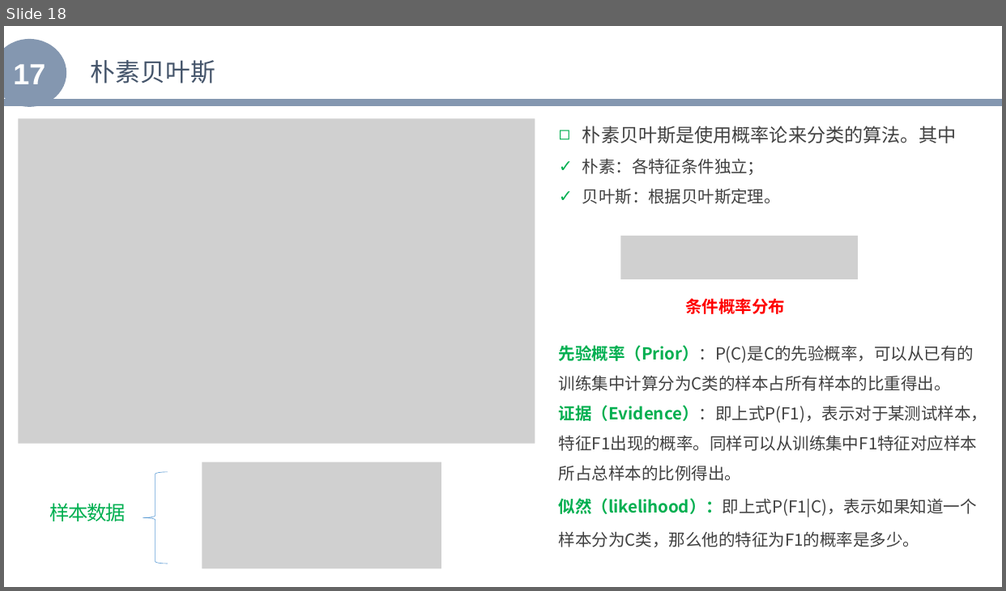
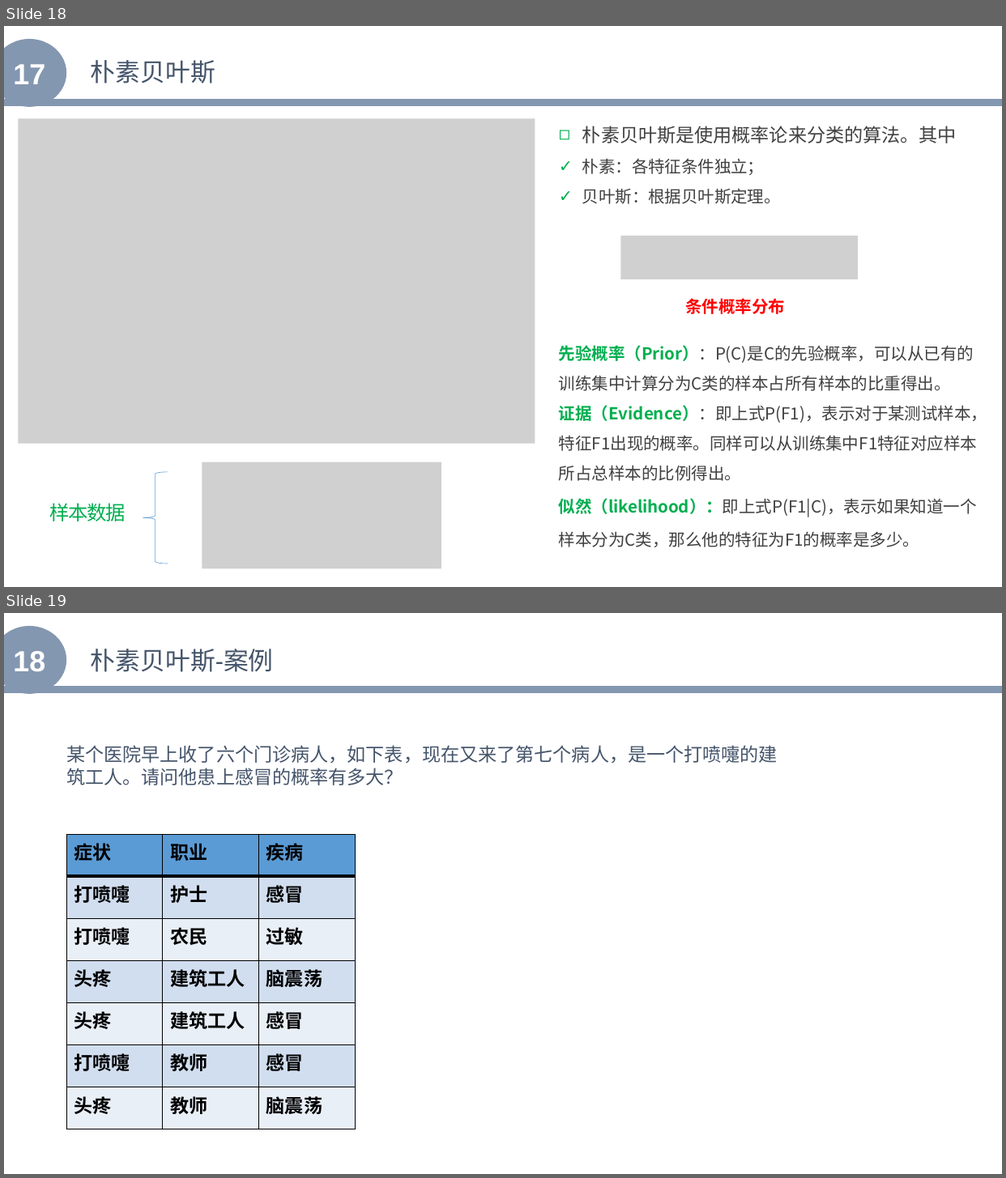
Before and after one commit to zhenglibins/python, a slide deck: python资料/Python与机器学习入门.pptx. Shown one above the other, each under a label of ours: slide 18 before the commit, slides 18 and 19 after it. The pictures are 1006x591 and 1006x1178 pixels, drawn with LibreOffice and Linux fonts; fonts in the diff are those of the drawing; grey boxes stand for pictures. Boxes give left, top, right and bottom in pixels: in the first picture for what was removed or moved away, otherwise in the second. Text is boxed around its words. In the diff, an @@ line names an element or a change of style, - is before the commit and + after.

```diff
--- a/python资料/Python与机器学习入门.pptx
+++ b/python资料/Python与机器学习入门.pptx
@@ slide 19 added at <box>4,613,1002,1174</box>, background #FFFFFF @@
@@ ellipse added at <box>4,626,66,694</box>, fill #8497B0, 28 pt, text #FFFFFF, bold @@
+18
@@ text added at <box>91,649,274,672</box>, 24 pt, text #44546A @@
+朴素贝叶斯-案例
@@ line added from (4, 689) to (1002, 689), #8497B0 7 pt @@
@@ text added at <box>66,745,778,786</box>, 18 pt, text #44546A @@
+某个医院早上收了六个门诊病人，如下表，现在又来了第七个病人，是一个打喷嚏的建筑工人。请问他患上感冒的概率有多大？
@@ table added at <box>67,835,355,1131</box>, 7 rows, 3 columns @@
+症状 | 职业 | 疾病
+打喷嚏 | 护士 | 感冒
+打喷嚏 | 农民 | 过敏
+头疼 | 建筑工人 | 脑震荡
+头疼 | 建筑工人 | 感冒
+打喷嚏 | 教师 | 感冒
+头疼 | 教师 | 脑震荡
```
Also in this commit, not shown: 2 slides changed, 6 other slides added, 2 slides removed, 2 other files.
